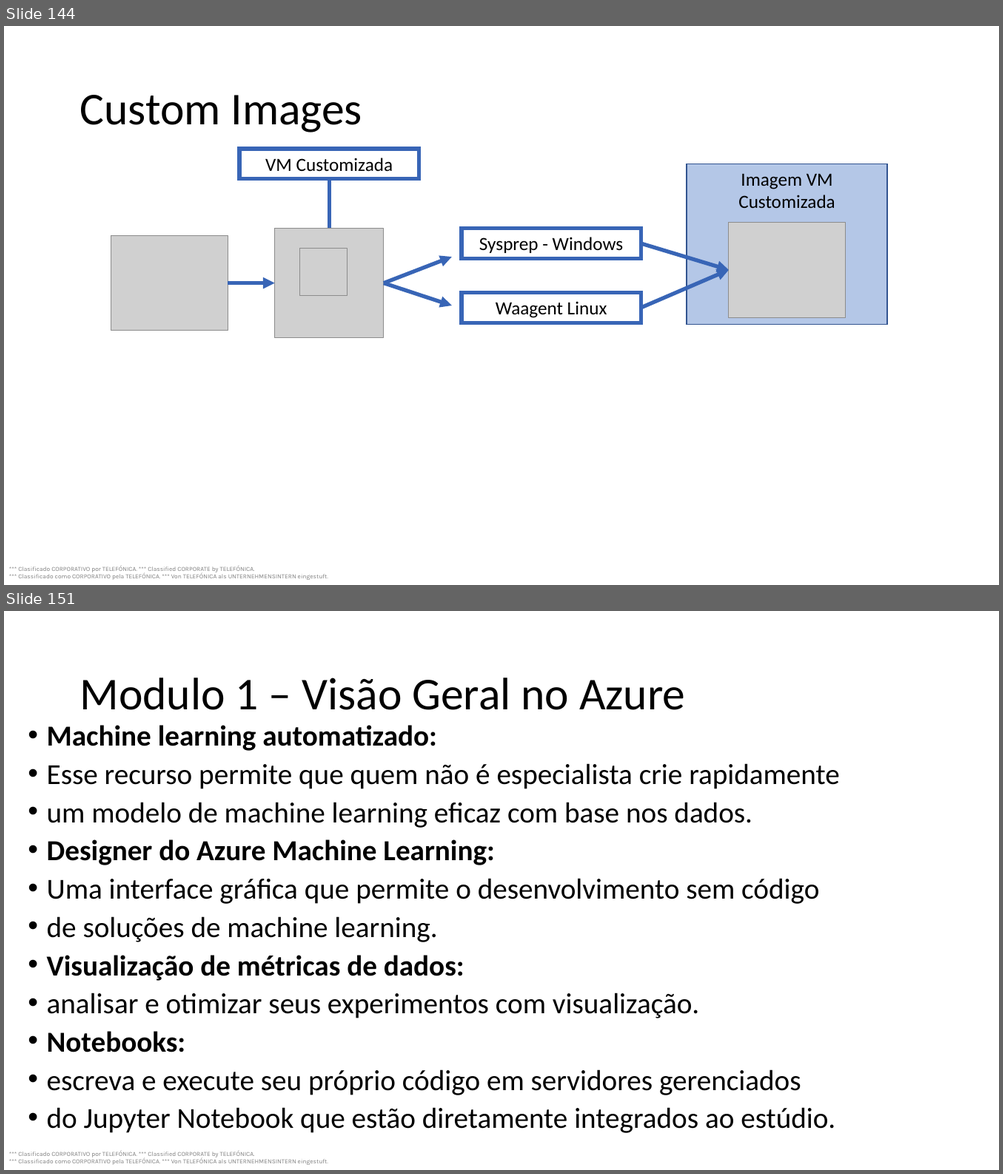
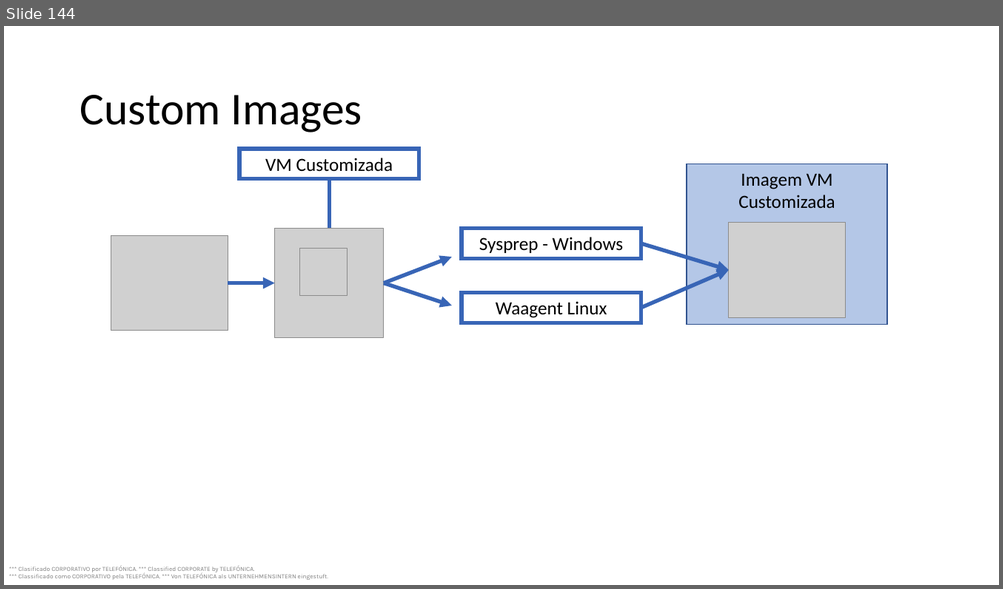
Before and after one commit to gorayb-ctrl/material, a slide deck: az300.pptx. Shown one above the other, each under a label of ours: slides 144 and 151 before the commit, slide 144 after it; the slides between them are not shown. The pictures are 1003x1174 and 1003x589 pixels, drawn with LibreOffice and Linux fonts; fonts in the diff are those of the drawing; grey boxes stand for pictures. Boxes give left, top, right and bottom in pixels: in the first picture for what was removed or moved away, otherwise in the second. Text is boxed around its words. In the diff, an @@ line names an element or a change of style, - is before the commit and + after.

```diff
--- a/az300.pptx
+++ b/az300.pptx
@@ slide 151 removed at (4, 611, 999, 1170), background #FFFFFF; not listed: 1 template element that a slide beside it also shows @@
@@ title removed at (79, 678, 685, 710) @@
-Modulo 1 – Visão Geral no Azure
@@ text removed at (47, 725, 839, 1133) @@
-• Machine learning automatizado:
-• Esse recurso permite que quem não é especialista crie rapidamente
-• um modelo de machine learning eficaz com base nos dados.
-• Designer do Azure Machine Learning:
-• Uma interface gráfica que permite o desenvolvimento sem código
-• de soluções de machine learning.
-• Visualização de métricas de dados:
-• analisar e otimizar seus experimentos com visualização.
-• Notebooks:
-• escreva e execute seu próprio código em servidores gerenciados
-• do Jupyter Notebook que estão diretamente integrados ao estúdio.
```
Also in this commit, not shown: 23 other slides removed.
